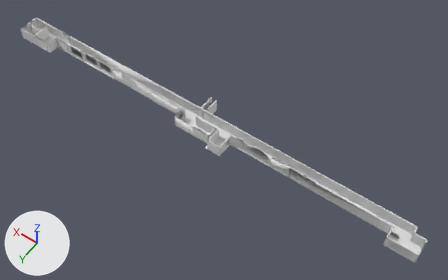
The FBX model Assets/Scenes/SJ/SJ_2nd_Floor.fbx as it was, and as the next commit left it.
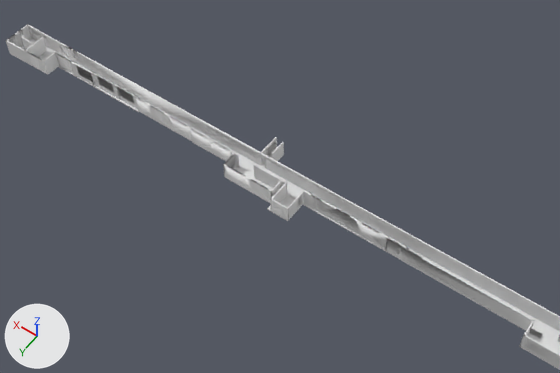
The first picture shows the older version from a 50 mm camera at (-56.6, 71.0, 109.8) aimed at (-6.1, 0.2, -1.4). The close-ups show the older and then the newer version on the part from 4% to 92% of the width and 0% to 94% of the height of that picture. Only the edits that show in the close-ups are written down. Every picture has the same lights, and +X, +Y and +Z are marked at lower left.

Objects in the first close-up: 'SJ2F_Floor', 'SJ2F_Walls'.
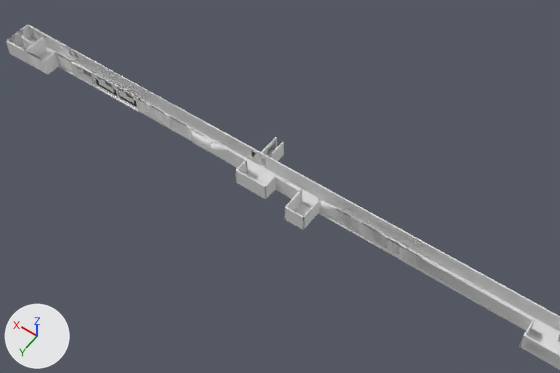
Where the newer file only moved an object's origin or applied its transform, the numbers keep the older frame.

What differs and where, as boxes [x1, y1, x2, y2] in the close-ups (560 x 373 px; the box of a moved part takes in the faces that stretch with it):
part 1 of me_sj2f_walls_mesh, added: after [231, 151, 248, 172]
part 2 of me_sj2f_walls_mesh, deleted: before [234, 153, 239, 167]
part 3 of me_sj2f_walls_mesh, moved or reshaped: before [192, 129, 388, 249]; after [146, 89, 411, 249]
part 4 of me_sj2f_floor_mesh, added: after [286, 204, 310, 229]
part 5 of me_sj2f_floor_mesh, cut back: before [230, 167, 295, 218]; after [20, 38, 395, 251]

Edits to the bpy script that builds the scene:
```text
Change me_sj2f_walls_mesh:
    used by ob_sj2f_walls; location = (0.0, 0.0, 0.0)
    remove me_sj2f_walls_mesh.from_pydata(...)  # 933 vertices, 1440 faces; spans x -54.5..54.5, y -5.4..5.4, z 0.0..3.1
    add me_sj2f_walls_mesh.from_pydata(...)  # 983 vertices, 1304 faces; spans x -54.5..54.5, y -5.4..5.4, z 0.0..3.1
    me_sj2f_walls_mesh part 1: a new loose piece, a box spanning x 2.4..5.6, y 1.18..1.38, z 0.0..3.14, in mat_sj2f_wall_mat (white #e7e7e7)
    me_sj2f_walls_mesh part 2: the loose piece of 8 vertices spanning x 4.2..4.9, y 1.0..1.5, z 0.0..3.1 is deleted
    me_sj2f_walls_mesh part 3: 92 vertices removed from x -9.9..5.5, y 1.0..5.4, z 0.0..3.1; 150 vertices added at x -11.6..5.6, y -1.4..5.4, z 0.0..3.1
    other edits to the shape of me_sj2f_walls_mesh do not show in these pictures
Change me_sj2f_floor_mesh:
    used by ob_sj2f_floor; location = (0.0, 0.0, 0.0)
    remove me_sj2f_floor_mesh.from_pydata(...)  # 1224 vertices, 654 faces; spans x -54.5..54.5, y -5.4..5.4, z -0.2..0.0
    add me_sj2f_floor_mesh.from_pydata(...)  # 1336 vertices, 745 faces; spans x -54.5..54.5, y -5.4..5.3, z -0.2..0.0
    me_sj2f_floor_mesh part 4: a new loose piece of 16 vertices spanning x -11.5..-8.1, y 0.9..5.3, z -0.2..0.0, in mat_sj2f_floor_mat (white #e7e7e7)
    me_sj2f_floor_mesh part 5: 6 vertices moved from x -8.4..49.7, y 1.4..5.3, z -0.2..0.0 to x -8.4..49.7, y 1.4, z -0.2..0.0; 33 vertices removed from x -8.6..39.9, y 1.0..5.4, z -0.2..0.0; 99 vertices added at x -8.6..54.5, y -1.4..3.9, z -0.2..0.0
    other edits to the shape of me_sj2f_floor_mesh do not show in these pictures
```
